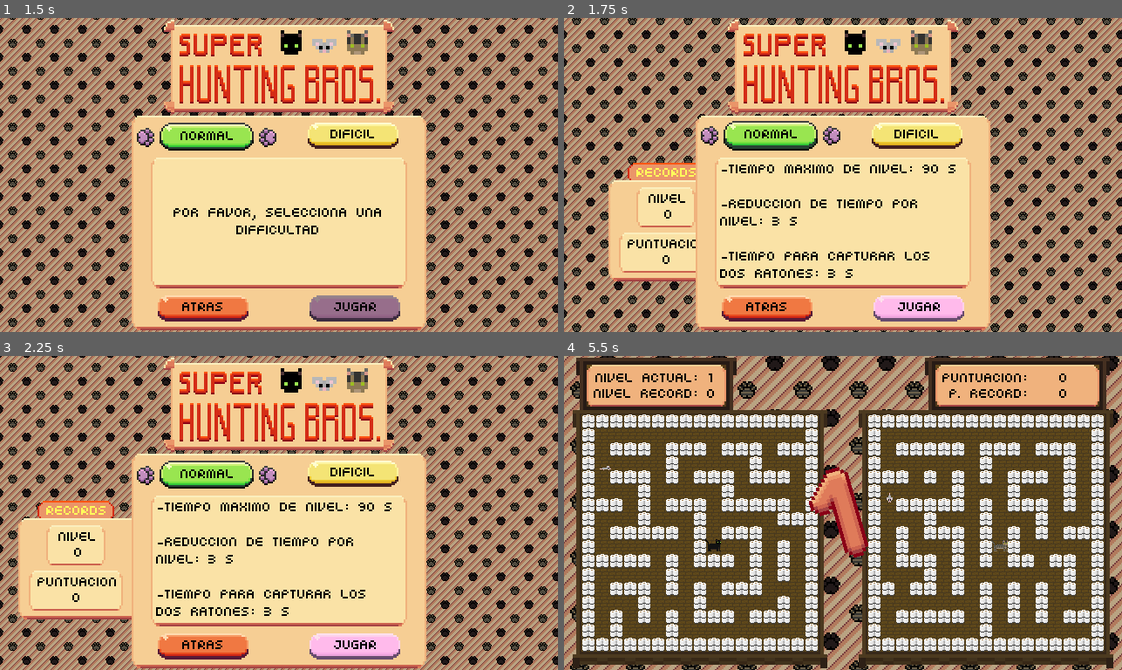
Above: before the commit, frames 1-4 (two rows, left to right).
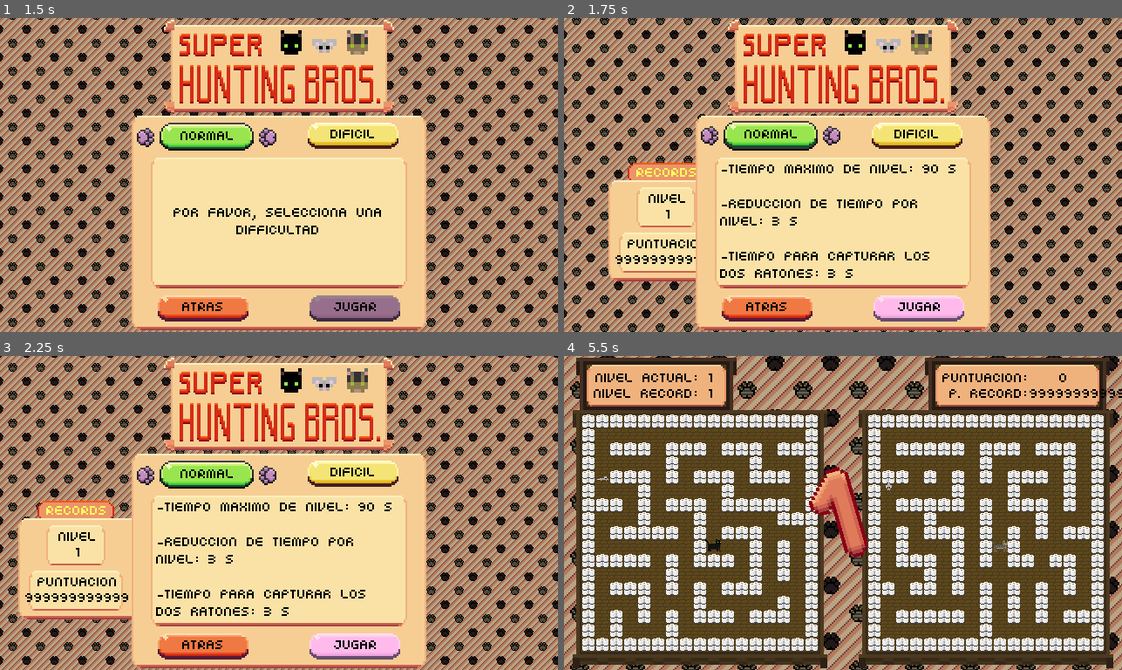
Above: after the commit, the same moments.

Repository: AbocadosProductions/SuperHuntingBrothers
Game: Godot game, scene res://Scenes/main_menu.tscn
Same seed, same stepped clock (60 frames per second), same inputs: the game is played once before the commit and once after it. The project has no main scene, so this scene is started directly.
Inputs (mouse positions are in pixels of both pictures, inside the frame that each line leads up to):
- Up to frame 1 (1.5 s): click (279, 140) at 0.5 s; click (206, 137) at 1.25 s
- Up to frame 2 (1.75 s): no input
- Up to frame 3 (2.25 s): click (206, 475) at 2 s
- Up to frame 4 (5.5 s): click (921, 644) at 2.75 s; tap Enter (enter) at 3.5, 4.35 s; hold Right (arrow_right) 3.53-4.28 s; hold Enter (enter) 3.53-4.28 s; hold Down (arrow_down) 4.28-5.03 s; hold Right (arrow_right) from 5.03 s (still down); hold Enter (enter) from 5.03 s (still down)

Frame 1 is identical in both runs. In frame 2, 0.2% of the frame differs, in the area x 9-24%, y 61-79%; in frame 3, 0.2%; in frame 4, 0.3%, in the area x 5-100%, y 10-47%.

Commit message:
Save work

Diff:
--- a/SuperHuntingBrothersGodot/0_Scripts/AutoLoad/constants.gd
+++ b/SuperHuntingBrothersGodot/0_Scripts/AutoLoad/constants.gd
@@ -66,7 +66,7 @@
 
 const DEFAULT_TIME_PER_LEVEL = {
 	HARD_MODE : 50,
-	NORMAL_MODE : 60
+	NORMAL_MODE : 20
 }
 const TIME_PER_LEVEL_TO_SUSTRACT = {
 	HARD_MODE : 5,
@@ -198,12 +198,18 @@
 const BUTTON_PRESSED_EFFECT = "res://Sounds/Effects/Button_Pressed.mp3"
 const PAUSE_EFFECT = "res://Sounds/Effects/Pause.mp3"
 const PLAY_EFFECT = "res://Sounds/Effects/Play.mp3"
+const THRESHOLD_EFFECT = "res://Sounds/Effects/Little_Time_Slow.mp3"
 const COUNTDOWN_EFFECT = "res://Sounds/Effects/Countdown.mp3"
 const NEW_RECORD_EFFECT = "res://Sounds/Effects/New_Record.mp3"
+const SCORE_UPDATE_EFFECT = "res://Sounds/Effects/Score.mp3"
+const ALARM_EFFECT = "res://Sounds/Effects/Score.mp3"
+const GAME_MUSIC = "res://Sounds/Music/Game.mp3"
+const GAME_MUSIC_slow = "res://Sounds/Music/Game_Slow.mp3"
+const MENU_MUSIC = "res://Sounds/Music/Menu.wav"
 const AUDIO_BUS = "Master"
-const BACKGROUND_MUSIC = "res://Audios/elevator.wav"
-const MUSIC_SIGNALS = []
-const EFFECT_SIGNALS = [BUTTON_FOCUS_EFFECT, BUTTON_PRESSED_EFFECT, PAUSE_EFFECT, PLAY_EFFECT, COUNTDOWN_EFFECT]
+const MUSIC_SIGNALS = [GAME_MUSIC, MENU_MUSIC]
+const EFFECT_SIGNALS = [BUTTON_FOCUS_EFFECT, BUTTON_PRESSED_EFFECT, PAUSE_EFFECT, PLAY_EFFECT, COUNTDOWN_EFFECT,
+						NEW_RECORD_EFFECT, SCORE_UPDATE_EFFECT, THRESHOLD_EFFECT]
 
 # --------------------------------------------------------------------------- #
 
--- a/SuperHuntingBrothersGodot/0_Scripts/Managers/TimeManager.gd
+++ b/SuperHuntingBrothersGodot/0_Scripts/Managers/TimeManager.gd
@@ -3,6 +3,7 @@
 @export var time_label : Label
 @export var scene_manager : Node2D
 @export var data_manager : Node2D
+@export var music_manager : Node2D
 
 @onready var sprite : Sprite2D = $Sprite2D
 @onready var animation_player : AnimationPlayer = $AnimationPlayer
@@ -77,6 +78,7 @@
 func check_for_treshold():
 	if time_in_level < time_treshold and not treshold_reached:
 		Time_Signal.emit(self, Constants.TIME_MANAGER_TRESHOLD_REACHED_SIGNAL)
+		music_manager.play(Constants.THRESHOLD_EFFECT)
 		treshold_reached = true
 		animation_player.play(Constants.TIME_MANAGER_THRESHOLD_ANIMATION)
 
--- a/SuperHuntingBrothersGodot/0_Scripts/Managers/music_manager.gd
+++ b/SuperHuntingBrothersGodot/0_Scripts/Managers/music_manager.gd
@@ -4,9 +4,6 @@
 @export var effect_player : AudioStreamPlayer2D
 
 func play_effect(track: String):
-	if effect_player.is_playing():
-		await effect_player.is_playing() == false
-
 	effect_player.stream = load(track)
 	effect_player.play()
 
--- a/SuperHuntingBrothersGodot/0_Scripts/Menu/lose_menu.gd
+++ b/SuperHuntingBrothersGodot/0_Scripts/Menu/lose_menu.gd
@@ -1,6 +1,7 @@
 extends Control
 
 @onready var actual_punctuation_label : Label = $Panel/actual_punctuation/punctuation_label
+@onready var music_manager : Node2D = $music_manager
 @onready var record_punctuation_label : Label = $Panel/record_punctuation_label/punctuation_label
 @onready var actual_level_label : Label = $Panel/actual_level/punctuation_label
 @onready var record_level_label : Label = $Panel/record_level_label/punctuation_label
@@ -27,6 +28,7 @@
 signal External_Signal
 
 func _ready():
+	music_manager.play(Constants.MENU_MUSIC)
 	for child in array:
 		child.focus_mode = Control.FOCUS_ALL
 
@@ -88,6 +90,8 @@
 
 
 func _on_update_timer_timeout():
+	if new_record_points or new_record_level:
+		music_manager.play(Constants.NEW_RECORD_EFFECT)
 	if new_record_points:
 		record_punctuation_label.text = str(updated_points)
 		External_Signal.emit(self, Constants.END_MENU_POINTS_RECORD_SIGNAL)
--- a/SuperHuntingBrothersGodot/0_Scripts/Menu/main_menu.gd
+++ b/SuperHuntingBrothersGodot/0_Scripts/Menu/main_menu.gd
@@ -41,8 +41,10 @@
 
 
 func _ready():
-	for child in array:
-		child.focus_mode = Control.FOCUS_ALL
+	music_manager.play(Constants.MENU_MUSIC)
+	for child in array:
+		child.focus_mode = Control.FOCUS_ALL
+
 	vol_slider.focus_mode = Control.FOCUS_NONE
 	normal_menu.focus()
 	start_game_button.focus_mode = Control.FOCUS_NONE
--- a/SuperHuntingBrothersGodot/0_Scripts/Menu/points_menu.gd
+++ b/SuperHuntingBrothersGodot/0_Scripts/Menu/points_menu.gd
@@ -141,6 +141,7 @@
 		if position[0] < showing_transform:
 			position[0] += moving_step
 		else:
+			music_manager.play(Constants.SCORE_UPDATE_EFFECT)
 			is_showing_points = true
 			is_moving_to_the_screen = false
 
@@ -155,6 +156,7 @@
 # CONTROLS THE RECORD SPRITES AND THE RECORD LABEL WHEN POINTS FINISH TO BE UPDATED
 func check_for_record():
 	if actual_time > record_time or record_time == 0:
+		music_manager.play(Constants.NEW_RECORD_EFFECT)
 		datamanager.set_new_record_time()
 		External_Signal.emit(self, Constants.NEW_RECORD_SIGNAL)
 		record_time_label.text = format_time(actual_time)
--- a/SuperHuntingBrothersGodot/0_Scripts/StateMachines/MouseStates/mouse_idle.gd
+++ b/SuperHuntingBrothersGodot/0_Scripts/StateMachines/MouseStates/mouse_idle.gd
@@ -1,6 +1,6 @@
 extends State
 
-const speed = 50.0
+const speed = 0.0
 const accel = 10.0
 var actual_target
 
--- a/SuperHuntingBrothersGodot/0_Scripts/StateMachines/scene_manager/scene_new_maze_start.gd
+++ b/SuperHuntingBrothersGodot/0_Scripts/StateMachines/scene_manager/scene_new_maze_start.gd
@@ -15,3 +15,4 @@
 	if signal_data == Constants.END_COUNTDOWN:
 		scene_manager.External_Signal.emit(Constants.SCENE_MANAGER_NEW_MAZES_START_SIGNAL)
 		Transition.emit(self, Constants.SCENE_MANAGER_LEVEL_RUNNING_SIGNAL)
+		scene_manager.play(Constants.GAME_MUSIC)
--- a/SuperHuntingBrothersGodot/Scenes/core.tscn
+++ b/SuperHuntingBrothersGodot/Scenes/core.tscn
@@ -1172,11 +1172,12 @@
 [node name="game_paused" parent="cat_aguacate/StateMachine" index="3" node_paths=PackedStringArray("cat")]
 cat = NodePath("../..")
 
-[node name="time_manager" parent="." node_paths=PackedStringArray("scene_manager", "data_manager") instance=ExtResource("3_cyum3")]
+[node name="time_manager" parent="." node_paths=PackedStringArray("scene_manager", "data_manager", "music_manager") instance=ExtResource("3_cyum3")]
 z_index = 4
 position = Vector2(468, 207)
 scene_manager = NodePath("../SceneManager")
 data_manager = NodePath("../DataManager")
+music_manager = NodePath("../music_manager")
 
 [node name="Sprite2D" parent="time_manager" index="0"]
 position = Vector2(53.3333, 45)
--- a/SuperHuntingBrothersGodot/Scenes/lose_menu.tscn
+++ b/SuperHuntingBrothersGodot/Scenes/lose_menu.tscn
@@ -7,6 +7,7 @@
 [ext_resource type="Script" path="res://0_Scripts/Menu/new_level_record.gd" id="3_lqvoi"]
 [ext_resource type="Texture2D" uid="uid://yiipjgeht13h" path="res://Sprites/UI/New_Record_VFX.png" id="5_w3vax"]
 [ext_resource type="Texture2D" uid="uid://csmt2lcgpqoms" path="res://Sprites/UI/Background.png" id="7_7itmx"]
+[ext_resource type="PackedScene" uid="uid://cww7fuqfhuhoc" path="res://Managers/music_manager.tscn" id="8_2ctec"]
 
 [sub_resource type="AtlasTexture" id="AtlasTexture_w5ihc"]
 atlas = ExtResource("5_w3vax")
@@ -466,7 +467,7 @@
 speed_scale = 4.0
 
 [node name="Timer" type="Timer" parent="."]
-wait_time = 1.5
+wait_time = 0.5
 one_shot = true
 
 [node name="TileMap" type="TileMap" parent="."]
@@ -482,6 +483,9 @@
 one_shot = true
 autostart = true
 
+[node name="music_manager" parent="." instance=ExtResource("8_2ctec")]
+position = Vector2(186.921, 222.678)
+
 [connection signal="pressed" from="Panel/main_menu_button" to="." method="_on_button_pressed"]
 [connection signal="pressed" from="Panel/retry_button" to="." method="_on_retry_button_pressed"]
 [connection signal="timeout" from="Timer" to="." method="_on_timer_timeout"]
--- /dev/null
+++ b/SuperHuntingBrothersGodot/save_data.tres
@@ -0,0 +1,21 @@
+[gd_resource type="Resource" script_class="SaveSystem" load_steps=2 format=3 uid="uid://bvek3n0ord85b"]
+
+[ext_resource type="Script" path="res://0_Scripts/Resources/SaveSystem.gd" id="1_psbjf"]
+
+[resource]
+script = ExtResource("1_psbjf")
+record_times_per_level = {
+"Hard": [],
+"Normal": [2, 21]
+}
+times_per_level = []
+actual_punctuation = 0
+record_punctuation = {
+"Hard": 0,
+"Normal": 9999999999999
+}
+record_level = {
+"Hard": 0,
+"Normal": 1
+}
+difficulty = "Normal"
Not shown: 2 places in SuperHuntingBrothersGodot/Scenes/core.tscn that only renumber resources
Not shown: 1 places in SuperHuntingBrothersGodot/Scenes/lose_menu.tscn that only renumber resources
Not shown, changed: SuperHuntingBrothersGodot/Sounds/Effects/Little_Time_Slow.mp3.import
Not shown, changed: SuperHuntingBrothersGodot/Sounds/Music/Game.mp3.import
Not shown, added: SuperHuntingBrothersGodot/Sounds/Music/Game_Slow.mp3.import
Not shown, changed: SuperHuntingBrothersGodot/Sounds/Music/Menu.wav.import
